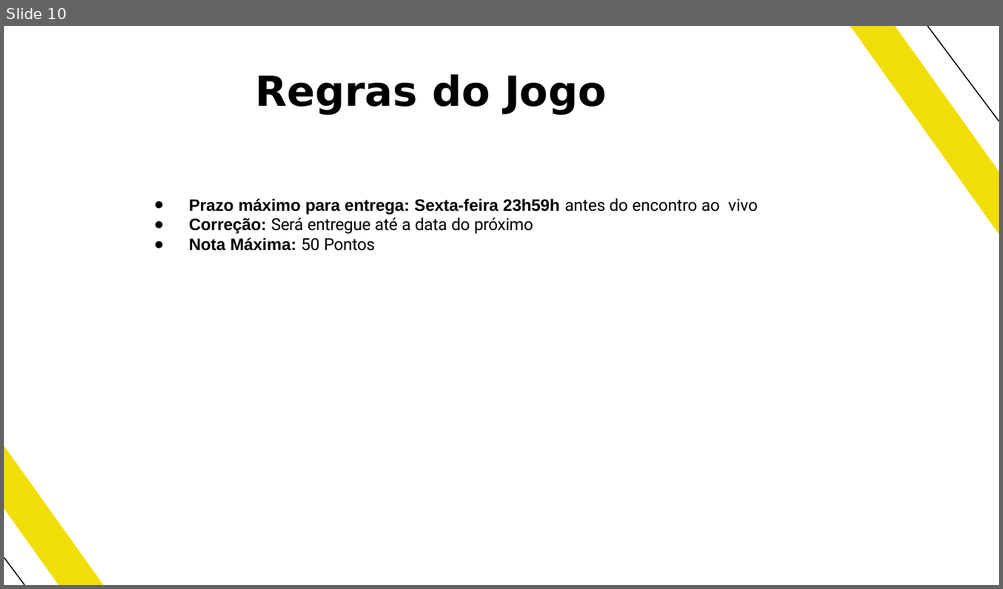
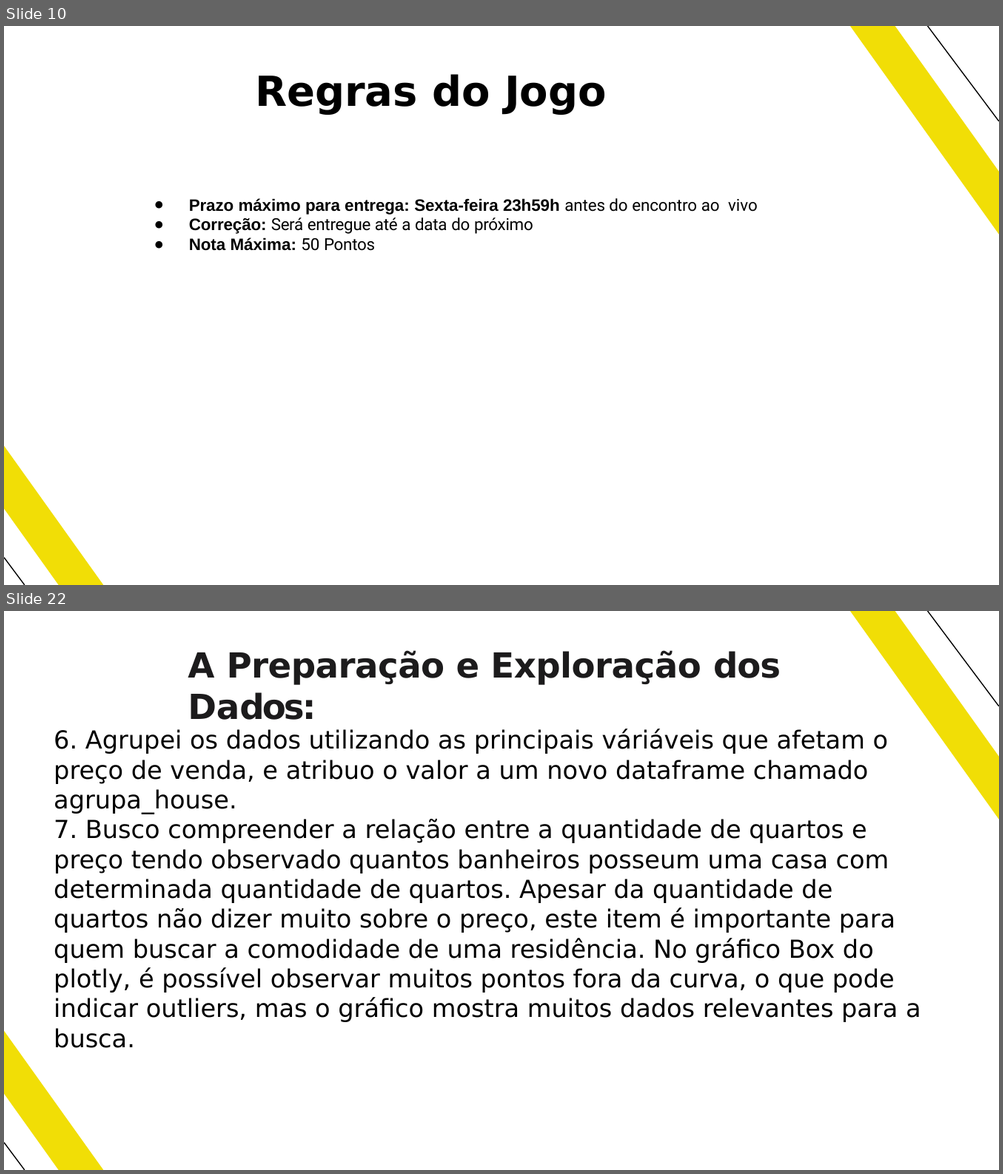
Before and after one commit to valdirdpg/curso-dnc, a slide deck: MODULO-3/MINI-PROJETO/Mini Projeto - Roof Imoveis.pptx. Shown one above the other, each under a label of ours: slide 10 before the commit, slides 10 and 22 after it; the slides between them are not shown. The pictures are 1003x589 and 1003x1174 pixels, drawn with LibreOffice and Linux fonts; fonts in the diff are those of the drawing. Boxes give left, top, right and bottom in pixels: in the first picture for what was removed or moved away, otherwise in the second. Text is boxed around its words. In the diff, an @@ line names an element or a change of style, - is before the commit and + after.

```diff
--- a/MODULO-3/MINI-PROJETO/Mini Projeto - Roof Imoveis.pptx
+++ b/MODULO-3/MINI-PROJETO/Mini Projeto - Roof Imoveis.pptx
@@ slide 22 added at box(4, 611, 999, 1170), background #FFFFFF; not listed: 4 template elements that a slide beside it also shows @@
@@ title added at box(188, 650, 780, 720), 25 pt, text #1C1B1C, bold @@
+A Preparação e Exploração dos Dados:
@@ text added at box(54, 729, 921, 1048), 18 pt, text #000000 @@
+6. Agrupei os dados utilizando as principais váriáveis que afetam o preço de venda, e atribuo o valor a um novo dataframe chamado agrupa_house.
+7. Busco compreender a relação entre a quantidade de quartos e preço tendo observado quantos banheiros posseum uma casa com determinada quantidade de quartos. Apesar da quantidade de quartos não dizer muito sobre o preço, este item é importante para quem buscar a comodidade de uma residência. No gráfico Box do plotly, é possível observar muitos pontos fora da curva, o que pode indicar outliers, mas o gráfico mostra muitos dados relevantes para a busca.
```
Also in this commit, not shown: 13 other slides changed, 25 other slides added, 3 slides removed, 38 other files.
